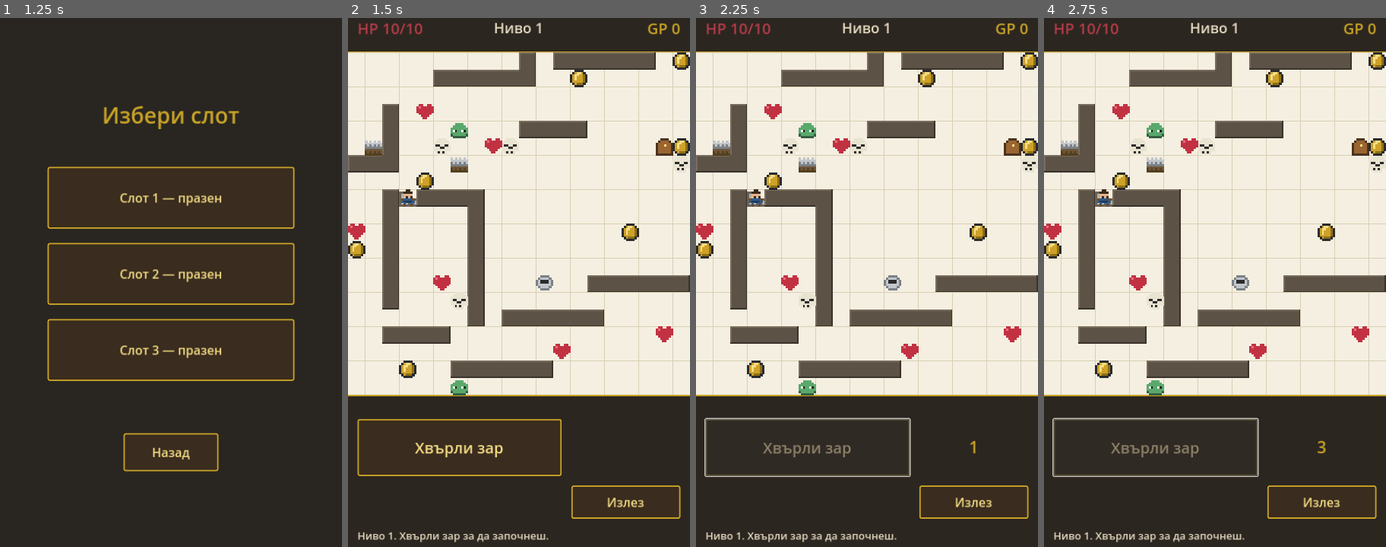
Above: before the commit, frames 1-4 (left to right).
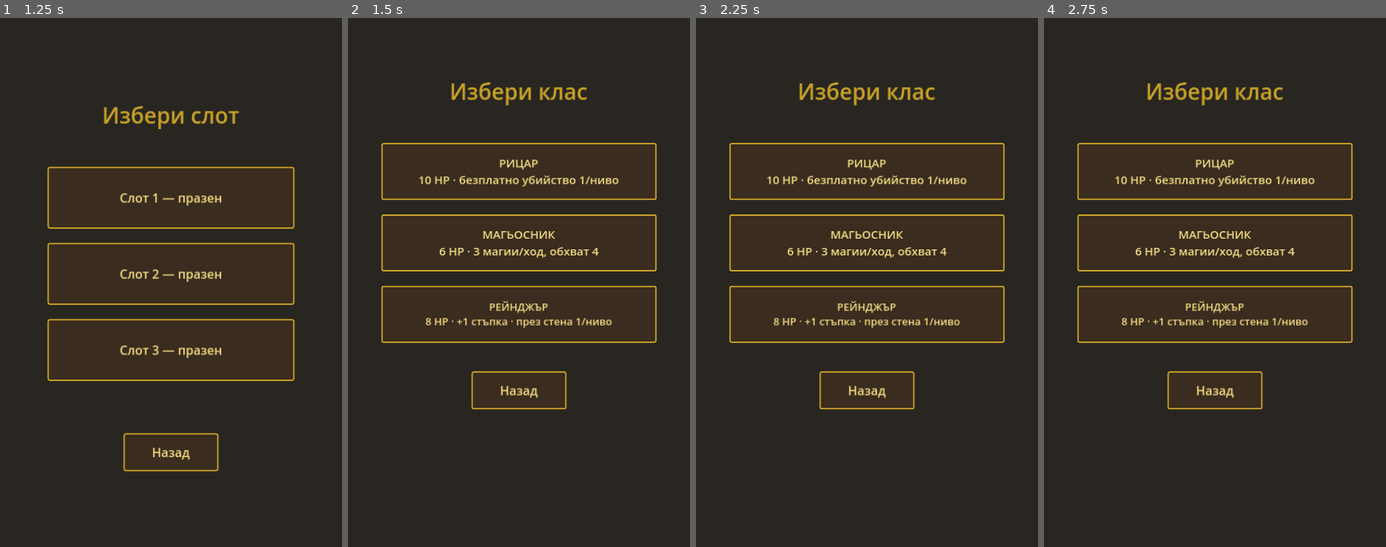
Above: after the commit, the same moments.

Repository: ViliyanSG/paper-dungeon
Game: Godot game, scene res://Main.tscn
Same seed, same stepped clock (60 frames per second), same inputs: the game is played once before the commit and once after it.
Inputs (mouse positions are in pixels of both pictures, inside the frame that each line leads up to):
- Up to frame 1 (1.25 s): click "Играй" at 0.5 s
- Up to frame 2 (1.5 s): click "Слот 1 — празен" at 1.25 s
- Up to frame 3 (2.25 s): click (808, 446) at 2 s, where only the run before the commit has a clickable "Хвърли зар"
- Up to frame 4 (2.75 s): no input

Frame 1 is identical in both runs. In frame 2, 66% of the frame differs, in the area x 0-100%, y 0-100%; in frame 3, 66%; in frame 4, 66%.

Commit message:
Add hero classes (knight/mage/ranger) with class-select screen and abilities: knight free kill 1/level, mage 3 ranged kills/turn (range 4), ranger +1 step and wall-pass 1/level; persist class + charges in save
Co-Authored-By: Claude Opus 4.8 <noreply@anthropic.com>

Diff:
--- a/main.gd
+++ b/main.gd
@@ -54,7 +54,7 @@
 	"Q": Color8(106, 98, 88),
 }
 
-enum S { MENU, SLOTS, PLAYING }
+enum S { MENU, SLOTS, CLASS, PLAYING }
 
 # ---- Game state ----
 var state := S.MENU
@@ -62,6 +62,15 @@
 var level := 1
 var pending_advance := false
 var pending_respawn := false
+
+# ---- Hero class + abilities ----
+var hero_class := "knight"
+var knight_shield := false        # free enemy kill available this level
+var wall_pass_available := false  # ranger: pass a wall once per level
+var wall_pass_armed := false
+var mage_casts := 0               # mage: ranged kills left this turn
+var casting := false
+var _ignore_walls := false
 
 var player := {}
 var current_n := 0
@@ -82,12 +91,14 @@
 var game_ui: Control
 var menu_ui: Control
 var slots_ui: Control
+var class_ui: Control
 var hp_label: Label
 var gold_label: Label
 var level_label: Label
 var roll_button: Button
 var roll_result_label: Label
 var reset_button: Button
+var ability_button: Button
 var log_label: Label
 var slot_buttons: Array = []
 
@@ -128,6 +139,11 @@
 	reset_button = _make_button(game_ui, "Излез", Vector2(470, 1010), Vector2(230, 70))
 	reset_button.add_theme_font_size_override("font_size", 26)
 	reset_button.pressed.connect(_exit_to_menu)
+
+	ability_button = _make_button(game_ui, "", Vector2(20, 1010), Vector2(430, 70))
+	ability_button.add_theme_font_size_override("font_size", 24)
+	ability_button.pressed.connect(_on_ability)
+	ability_button.visible = false
 
 	log_label = _make_label(game_ui, Vector2(20, 1100), Vector2(680, 170), 22, C_TEXT)
 	log_label.vertical_alignment = VERTICAL_ALIGNMENT_TOP
@@ -161,6 +177,27 @@
 	var back_btn := _make_button(slots_ui, "Назад", Vector2(260, 900), Vector2(200, 80))
 	back_btn.add_theme_font_size_override("font_size", 26)
 	back_btn.pressed.connect(_show_menu)
+
+	# ---- Class select screen ----
+	class_ui = Control.new()
+	class_ui.set_anchors_preset(Control.PRESET_FULL_RECT)
+	class_ui.mouse_filter = Control.MOUSE_FILTER_IGNORE
+	layer.add_child(class_ui)
+	var ctitle := _make_label(class_ui, Vector2(40, 150), Vector2(640, 70), 46, C_GOLD)
+	ctitle.text = "Избери клас"
+	ctitle.horizontal_alignment = HORIZONTAL_ALIGNMENT_CENTER
+	var kb := _make_button(class_ui, "РИЦАР\n10 HP · безплатно убийство 1/ниво", Vector2(70, 290), Vector2(580, 120))
+	kb.add_theme_font_size_override("font_size", 24)
+	kb.pressed.connect(_choose_class.bind("knight"))
+	var mb := _make_button(class_ui, "МАГЬОСНИК\n6 HP · 3 магии/ход, обхват 4", Vector2(70, 440), Vector2(580, 120))
+	mb.add_theme_font_size_override("font_size", 24)
+	mb.pressed.connect(_choose_class.bind("mage"))
+	var rb := _make_button(class_ui, "РЕЙНДЖЪР\n8 HP · +1 стъпка · през стена 1/ниво", Vector2(70, 590), Vector2(580, 120))
+	rb.add_theme_font_size_override("font_size", 22)
+	rb.pressed.connect(_choose_class.bind("ranger"))
+	var cback := _make_button(class_ui, "Назад", Vector2(260, 770), Vector2(200, 80))
+	cback.add_theme_font_size_override("font_size", 26)
+	cback.pressed.connect(_show_slots)
 
 
 func _make_label(parent: Control, pos: Vector2, sz: Vector2, font_size: int, color: Color) -> Label:
@@ -209,35 +246,110 @@
 # =====================================================================
 #  Screens / navigation
 # =====================================================================
+func _set_screen(s: int) -> void:
+	state = s
+	menu_ui.visible = (s == S.MENU)
+	slots_ui.visible = (s == S.SLOTS)
+	class_ui.visible = (s == S.CLASS)
+	game_ui.visible = (s == S.PLAYING)
+	queue_redraw()
+
+
 func _show_menu() -> void:
-	state = S.MENU
-	menu_ui.visible = true
-	slots_ui.visible = false
-	game_ui.visible = false
-	queue_redraw()
+	_set_screen(S.MENU)
 
 
 func _show_slots() -> void:
 	_refresh_slots()
-	state = S.SLOTS
-	menu_ui.visible = false
-	slots_ui.visible = true
-	game_ui.visible = false
-	queue_redraw()
+	_set_screen(S.SLOTS)
+
+
+func _show_class() -> void:
+	_set_screen(S.CLASS)
 
 
 func _show_game() -> void:
-	state = S.PLAYING
-	menu_ui.visible = false
-	slots_ui.visible = false
-	game_ui.visible = true
-	queue_redraw()
+	_set_screen(S.PLAYING)
 
 
 func _on_slot_pressed(i: int) -> void:
 	current_slot = i
-	_begin_run(_load_slot(i))
+	var data = _load_slot(i)
+	if data is Dictionary and data.has("walls"):
+		_begin_run(data)      # resume existing run (class stored inside)
+		_show_game()
+	else:
+		_show_class()         # new game → pick a class first
+
+
+func _choose_class(c: String) -> void:
+	hero_class = c
+	_begin_run(null)
 	_show_game()
+
+
+func _class_hp(c: String) -> int:
+	match c:
+		"mage": return 6
+		"ranger": return 8
+		_: return 10
+
+
+func _on_ability() -> void:
+	if state != S.PLAYING or spinning or game_over:
+		return
+	match hero_class:
+		"mage":
+			if mage_casts <= 0:
+				return
+			casting = not casting
+			_update_ability_ui()
+			queue_redraw()
+		"ranger":
+			if not wall_pass_available:
+				return
+			wall_pass_armed = not wall_pass_armed
+			if awaiting_move:
+				_compute_options()
+			_update_ability_ui()
+			queue_redraw()
+
+
+func _update_ability_ui() -> void:
+	match hero_class:
+		"mage":
+			ability_button.visible = true
+			ability_button.disabled = mage_casts <= 0
+			ability_button.text = ("Магия %d" % mage_casts) + ("  •цел•" if casting else "")
+		"ranger":
+			ability_button.visible = true
+			ability_button.disabled = not wall_pass_available
+			if wall_pass_armed:
+				ability_button.text = "Стена: активна"
+			elif wall_pass_available:
+				ability_button.text = "Пробий стена (1)"
+			else:
+				ability_button.text = "Стена: ползвана"
+		_:
+			ability_button.visible = false
+
+
+func _try_cast(cell: Vector2i) -> void:
+	if mage_casts <= 0:
+		return
+	var e = entity_at(cell)
+	if e == null or e.type != "enemy":
+		return
+	var d := maxi(absi(cell.x - player.pos.x), absi(cell.y - player.pos.y))
+	if d > 4:
+		return
+	e.alive = false
+	mage_casts -= 1
+	add_log("Магия! Уби враг от разстояние.")
+	if mage_casts <= 0:
+		casting = false
+	_update_ability_ui()
+	queue_redraw()
 
 
 func _exit_to_menu() -> void:
@@ -286,9 +398,11 @@
 		_restore_state(data)            # resume the exact saved level + path
 		return
 	if data == null:
-		player = {"pos": Vector2i(0, 0), "hp": 10, "max_hp": 10, "atk": 3, "gold": 0}
+		var mh := _class_hp(hero_class)
+		player = {"pos": Vector2i(0, 0), "hp": mh, "max_hp": mh, "atk": 3, "gold": 0}
 		level = 1
 	else:
+		hero_class = data.get("class", hero_class)
 		player = {
 			"pos": Vector2i(0, 0),
 			"hp": int(data.get("hp", 10)),
@@ -315,6 +429,9 @@
 		pth.append([c.x, c.y])
 	return {
 		"level": level,
+		"class": hero_class,
+		"shield": knight_shield,
+		"wallpass": wall_pass_available,
 		"gold": player.gold, "hp": player.hp, "max_hp": player.max_hp,
 		"entrance": [entrance_cell.x, entrance_cell.y],
 		"exit": [exit_cell.x, exit_cell.y],
@@ -327,6 +444,7 @@
 
 func _restore_state(data: Dictionary) -> void:
 	level = int(data.get("level", 1))
+	hero_class = data.get("class", "knight")
 	entrance_cell = _to_vec(data.get("entrance", [0, 0]))
 	exit_cell = _to_vec(data.get("exit", [COLS - 1, ROWS - 1]))
 	player = {
@@ -362,11 +480,17 @@
 	game_over = false
 	pending_advance = false
 	pending_respawn = false
+	knight_shield = bool(data.get("shield", hero_class == "knight"))
+	wall_pass_available = bool(data.get("wallpass", hero_class == "ranger"))
+	wall_pass_armed = false
+	mage_casts = 3
+	casting = false
 	log_lines = []
 
 	add_log("Ниво %d. Хвърли зар за да продължиш." % level)
 	roll_button.disabled = false
 	roll_result_label.text = ""
+	_update_ability_ui()
 	update_hud()
 	queue_redraw()
 
@@ -394,6 +518,11 @@
 	game_over = false
 	pending_advance = false
 	pending_respawn = false
+	knight_shield = (hero_class == "knight")
+	wall_pass_available = (hero_class == "ranger")
+	wall_pass_armed = false
+	mage_casts = 3
+	casting = false
 	log_lines = []
 
 	_generate_level()
@@ -401,6 +530,7 @@
 	add_log("Ниво %d. Хвърли зар за да започнеш." % level)
 	roll_button.disabled = false
 	roll_result_label.text = ""
+	_update_ability_ui()
 	update_hud()
 	queue_redraw()
 
@@ -603,6 +733,7 @@
 	current_n = 1 + randi() % 6
 	diagonal = (current_n % 2) == 1
 	spinning = false
+	mage_casts = 3          # fresh casts for the new turn
 	_compute_options()
 
 	var mode_txt := "диагонал" if diagonal else "право"
@@ -612,6 +743,7 @@
 	else:
 		awaiting_move = true
 		add_log("Хвърли %d (%s). Избери накъде." % [current_n, mode_txt])
+	_update_ability_ui()
 	_update_roll_label()
 	queue_redraw()
 
@@ -619,7 +751,11 @@
 func _compute_options() -> void:
 	options = []
 	option_paths = {}
+	_ignore_walls = (hero_class == "ranger" and wall_pass_armed)
 	_explore(player.pos, current_n, Vector2i.ZERO, [], true)
+	if hero_class == "ranger":
+		_explore(player.pos, current_n + 1, Vector2i.ZERO, [], true)  # +1 step option
+	_ignore_walls = false
 	for cell in option_paths:
 		options.append(cell)
 
@@ -663,7 +799,7 @@
 		var np: Vector2i = p + d
 		if np.x < 0 or np.y < 0 or np.x >= COLS or np.y >= ROWS:
 			break
-		if is_wall(np):
+		if is_wall(np) and not _ignore_walls:
 			break  # walls block movement
 		p = np
 		k += 1
@@ -674,7 +810,7 @@
 #  Input — pick a destination option
 # =====================================================================
 func _unhandled_input(event: InputEvent) -> void:
-	if state != S.PLAYING:
+	if state != S.PLAYING or game_over or spinning:
 		return
 	var sp = null
 	if event is InputEventMouseButton and event.pressed and event.button_index == MOUSE_BUTTON_LEFT:
@@ -683,14 +819,18 @@
 		sp = event.position
 	if sp == null:
 		return
-	if game_over or spinning or not awaiting_move:
-		return
 
 	var world: Vector2 = get_global_transform_with_canvas().affine_inverse() * sp
 	if world.y < GRID_TOP:
 		return
 	var cell := Vector2i(int(world.x / TILE), int((world.y - GRID_TOP) / TILE))
-	if cell in options:
+	if cell.x < 0 or cell.y < 0 or cell.x >= COLS or cell.y >= ROWS:
+		return
+
+	if casting:
+		_try_cast(cell)
+		return
+	if awaiting_move and cell in options:
 		_do_move(cell)
 
 
@@ -712,6 +852,16 @@
 			break
 
 	update_hud()
+
+	# ranger: consume the wall-pass charge only if a wall was actually crossed
+	casting = false
+	if wall_pass_armed:
+		for c in full_path:
+			if is_wall(c):
+				wall_pass_available = false
+				break
+		wall_pass_armed = false
+	_update_ability_ui()
 
 	if pending_advance:
 		pending_advance = false
@@ -779,8 +929,12 @@
 	ent.alive = false
 	match ent.type:
 		"enemy":
-			player.hp -= 1 + randi() % 6
-			_check_death()
+			if hero_class == "knight" and knight_shield:
+				knight_shield = false      # free kill, no damage
+				add_log("Щит! Уби враг без щета.")
+			else:
+				player.hp -= 1 + randi() % 6
+				_check_death()
 		"trap":
 			player.gold = maxi(0, player.gold - (1 + randi() % 6))
 		"coin":
@@ -913,6 +1067,14 @@
 		draw_circle(oc, opt_r, Color(0.29, 0.49, 0.35, 0.30))
 		draw_arc(oc, opt_r, 0, TAU, 22, C_GREEN, 2.0)
 
+	# mage targeting — highlight enemies within range 4
+	if casting:
+		for e in entities:
+			if e.alive and e.type == "enemy":
+				var dd := maxi(absi(e.pos.x - player.pos.x), absi(e.pos.y - player.pos.y))
+				if dd <= 4:
+					draw_arc(cell_center(e.pos), TILE * 0.5, 0, TAU, 20, Color(0.85, 0.2, 0.28), 3.0)
+
 	# player (hero sprite)
 	_draw_sprite("player", cell_center(player.pos))
 
